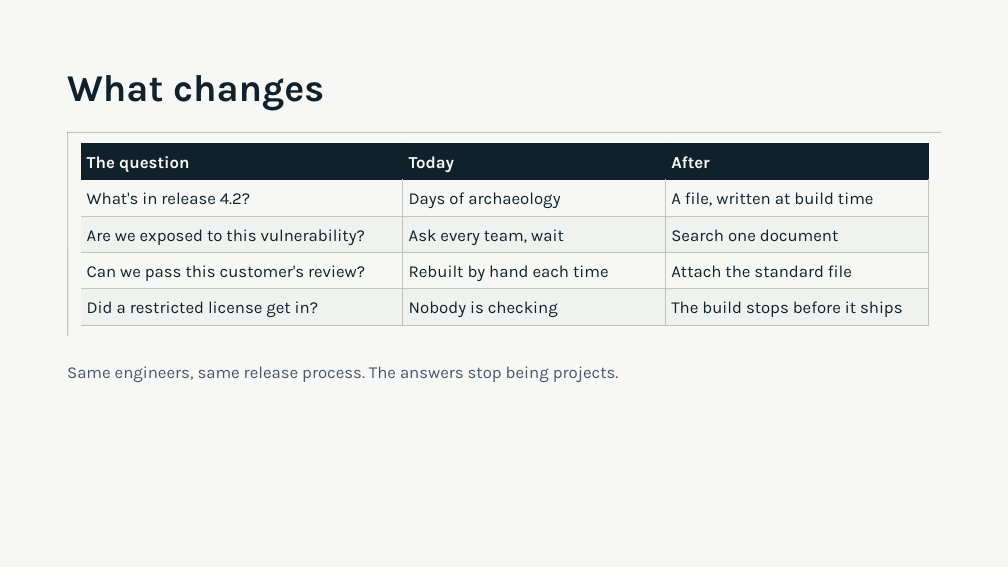
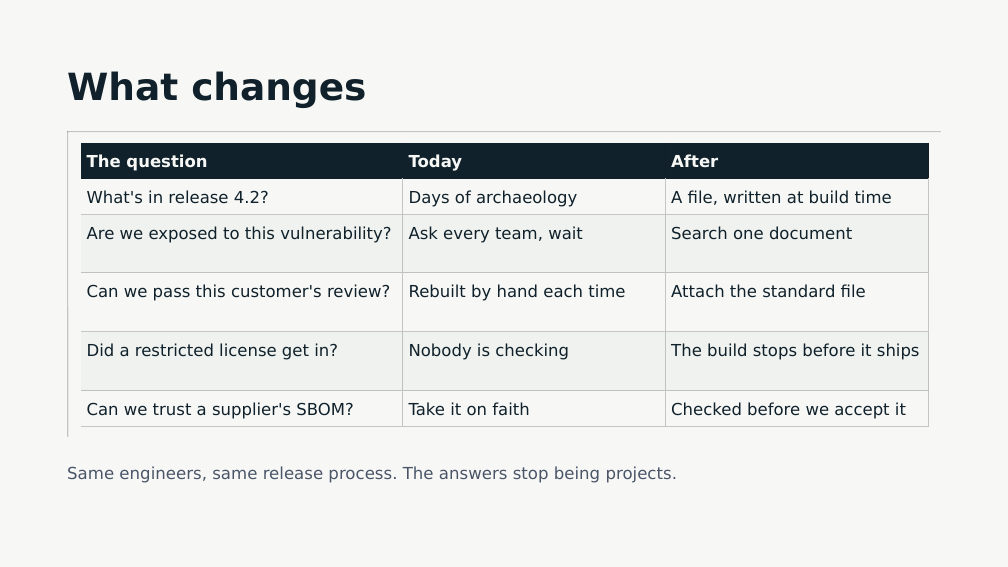
Before and after one commit to actions-marketplace-validations/millsks_pixi-sbom, a slide deck: slide 7 of docs/presentations/executive/pixi-sbom-executive.pptx (slide 6 before the commit). Drawn at 1008x567 pixels with LibreOffice and Linux fonts; fonts in the diff are those of the drawing. Boxes give left, top, right and bottom in pixels: in the first picture for what was removed or moved away, otherwise in the second. Text is boxed around its words. In the diff, an @@ line names an element or a change of style, - is before the commit and + after.

```diff
--- a/docs/presentations/executive/pixi-sbom-executive.pptx
+++ b/docs/presentations/executive/pixi-sbom-executive.pptx
@@ title "What changes" at bbox=[67, 71, 366, 108]: size 36 to 35.7 pt, font Karla to DejaVu Sans; line spacing 39.6pt to 39.2pt @@
@@ line moved from (68, 132) - (68, 336) to (68, 131) - (68, 437) @@
@@ table at bbox=[81, 143, 928, 426] @@
+row 6: Can we trust a supplier's SBOM? | Take it on faith | Checked before we accept it
@@ text "Same engineers, same release process. ...": place and size @@
-text "Same engineers, same release process. ..." at bbox=[67, 366, 619, 382]
+text "Same engineers, same release process. ..." at bbox=[67, 466, 678, 483]
@@ text "Same engineers, same release process. ..." at bbox=[67, 466, 678, 483]: size 16 to 15.8 pt, font Karla to DejaVu Sans; line spacing 22.4pt to 22.2pt @@
```
Also in this commit, not shown: 8 other slides changed, 1 slide added, 16 other files.
